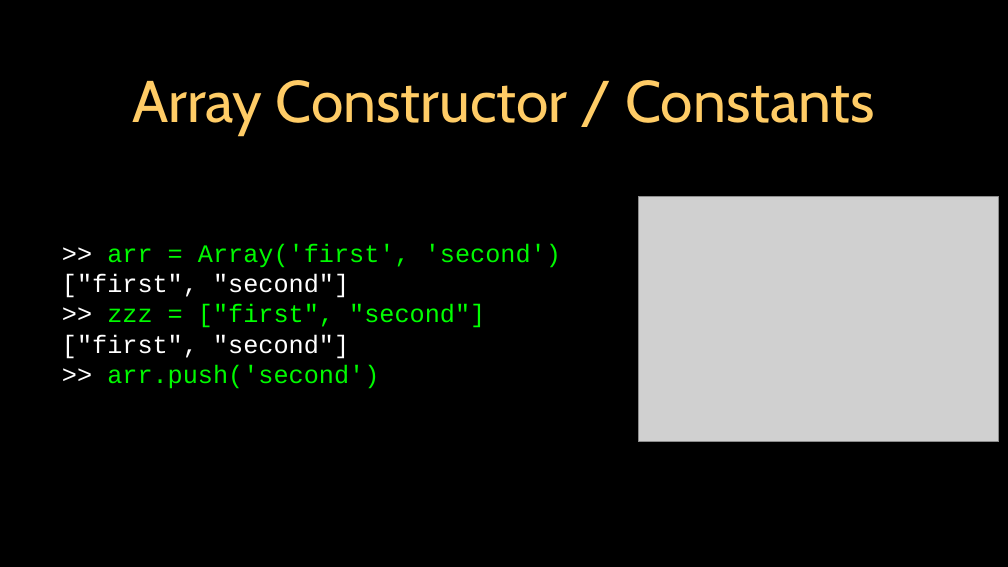
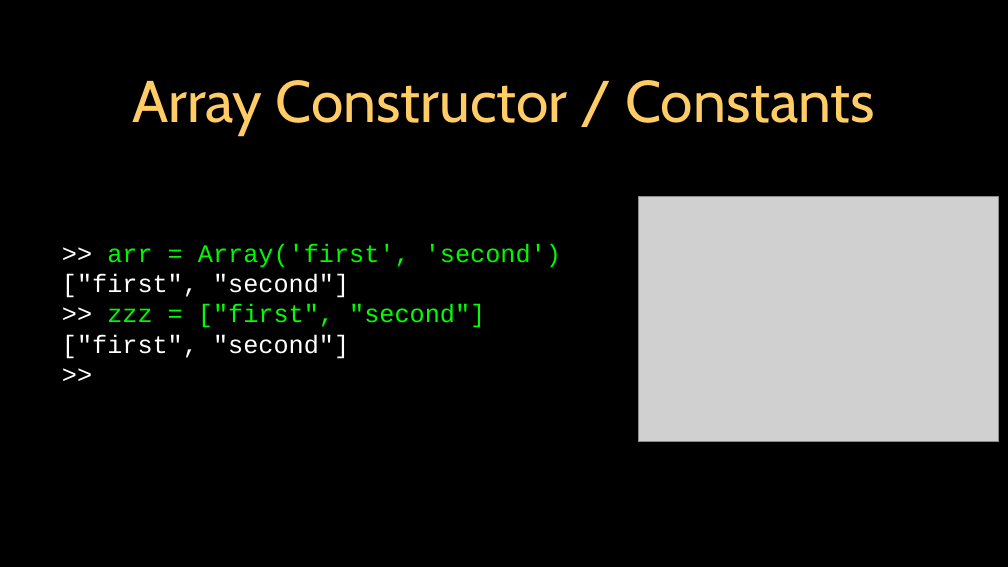
Before and after one commit to csev/dj4e, a slide deck: slide 43 of lectures/JS-01-JavaScript.ppt. Drawn at 1008x567 pixels with LibreOffice and Linux fonts; fonts in the diff are those of the drawing; grey boxes stand for pictures. Boxes give left, top, right and bottom in pixels: in the first picture for what was removed or moved away, otherwise in the second. Text is boxed around its words. In the diff, an @@ line names an element or a change of style, - is before the commit and + after.

```diff
--- a/lectures/JS-01-JavaScript.ppt
+++ b/lectures/JS-01-JavaScript.ppt
@@ text in free at bbox=[107, 364, 379, 389]: text changed; text colour #00F900 to #FFFFFF @@
->> arr.push('second')
+>>
```
Also in this commit, not shown: 3 other slides changed, 1 slide removed, 1 other file.
